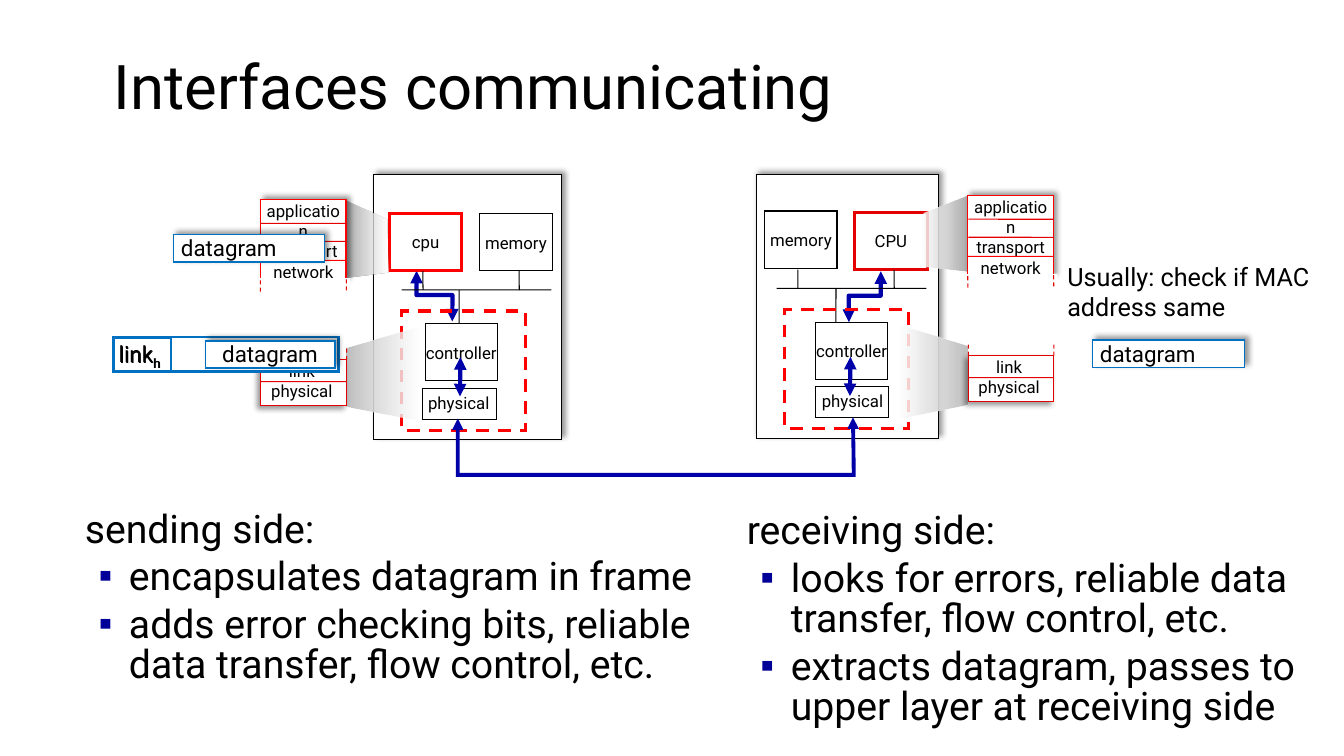
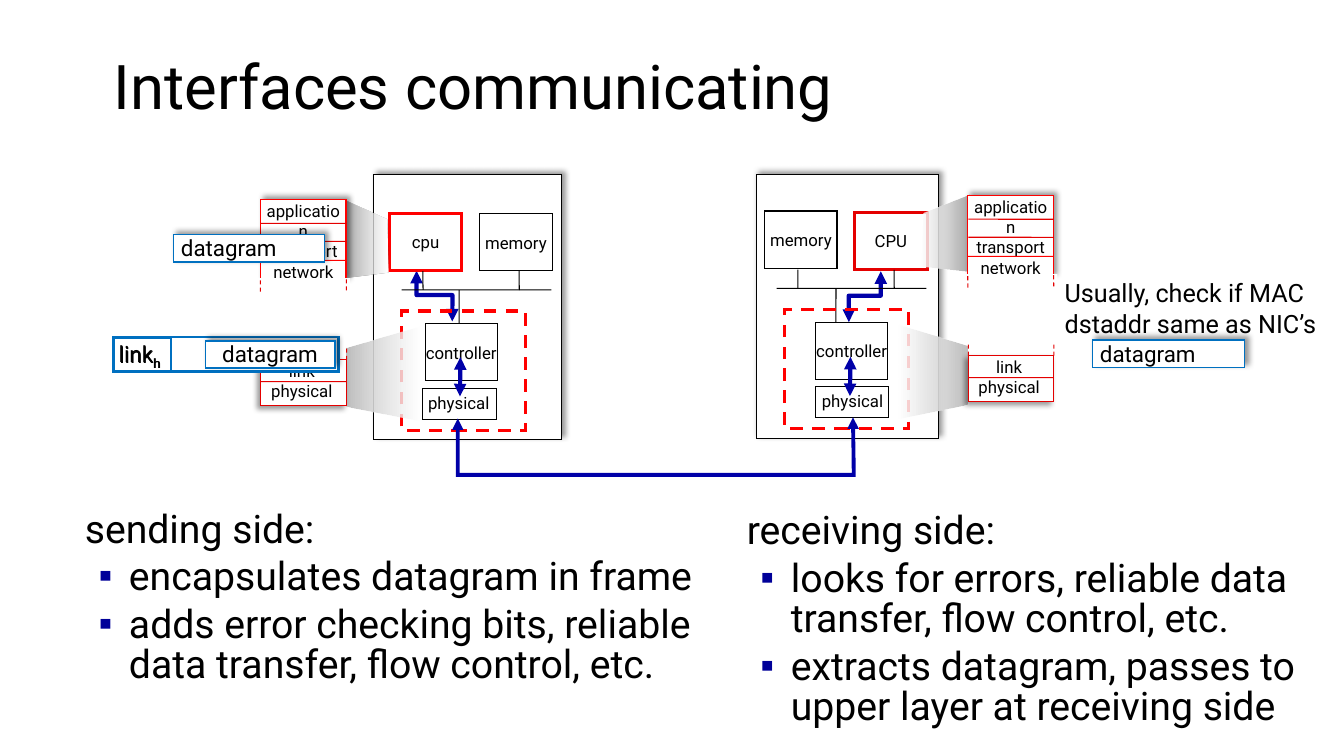
Before and after one commit to ngsrinivas/coursegen, a slide deck: slide 6 of ex/352-S21/staging/352-S21/lectures/link-addressing-error-detection-correction.pptx. Drawn at 1344x756 pixels with LibreOffice and Linux fonts; fonts in the diff are those of the drawing. Boxes give left, top, right and bottom in pixels: in the first picture for what was removed or moved away, otherwise in the second. Text is boxed around its words. In the diff, an @@ line names an element or a change of style, - is before the commit and + after.

```diff
--- a/ex/352-S21/staging/352-S21/lectures/link-addressing-error-detection-correction.pptx
+++ b/ex/352-S21/staging/352-S21/lectures/link-addressing-error-detection-correction.pptx
@@ text at (1065,283,1316,339): text changed @@
-Usually: check if MAC address same
+Usually, check if MAC dstaddr same as NIC’s
```
Also in this commit, not shown: 10 other slides changed, 5 slides added, 1 slide removed, 3 other files.
